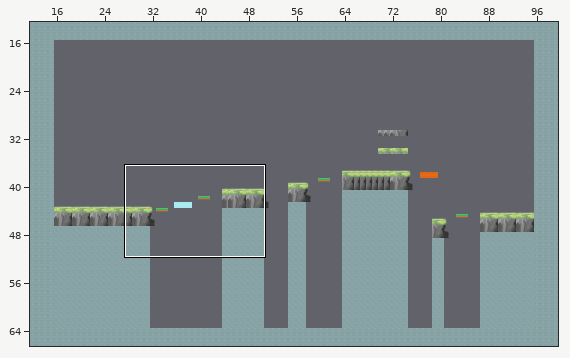
Two states of a Tiled map (JSON), assets/tilemaps/Alpha1.json. The picture above shows the old version from afar; the outline marks the close-up.
Close-up. Before the edit:
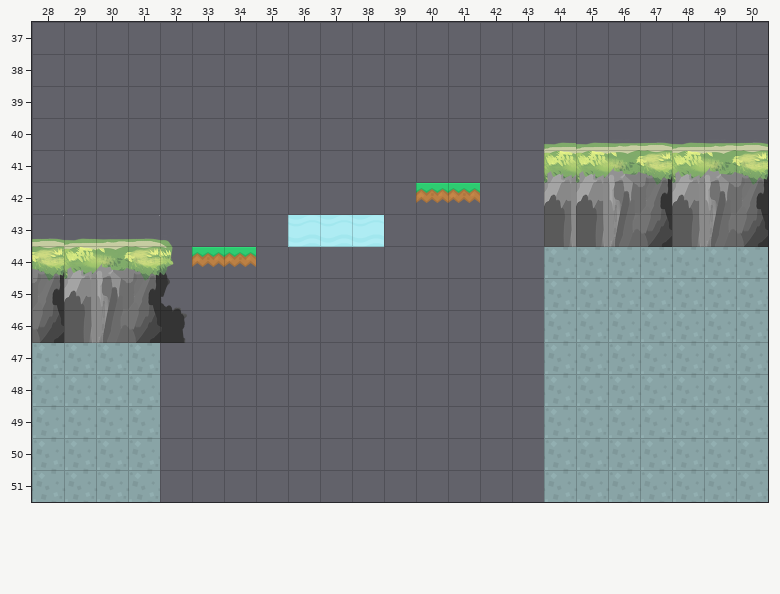
Cells are 64x64 px. Shown: x 28..50, y 37..51. The commit also changed other parts of the map, which this record leaves out.
After the commit:
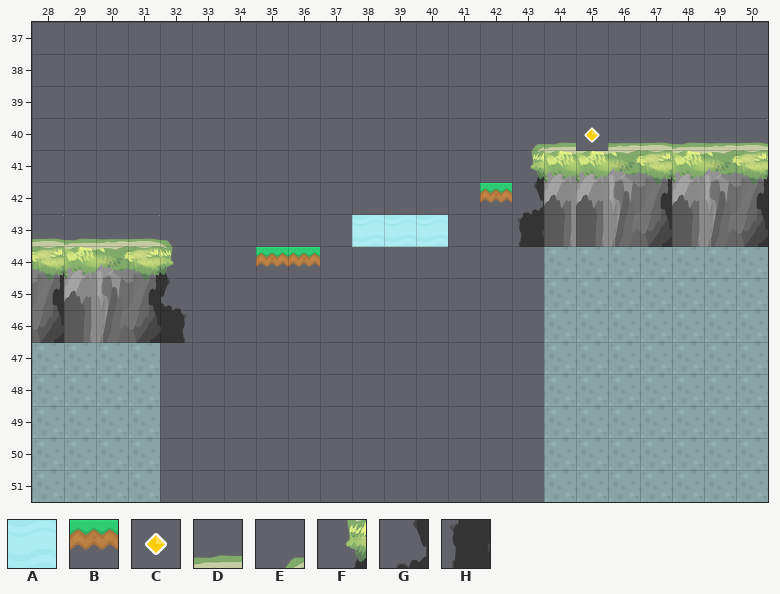
Key: from "Alpha_test1": A 18, B 28, C 36, D 42, E 45 flipped left-right, F 59 flipped left-right, G 73 flipped left-right, H 87 flipped left-right.
_ is an empty cell.
Tiles replaced or removed in this view: A, B, D.
The edit:
Changed rows in their new state; . is an unchanged cell.
Layer "Sol":
first column x 33:
40 ..........E.C
41 ..........F..
42 .......__BG..
43 ...__.AA..H..
44 __BB.........
Pixel boxes of the changes (left, top, right, bottom) in both close-ups:
changed: (384, 144, 544, 247)
changed: (576, 127, 608, 151)
changed: (192, 215, 352, 267)
